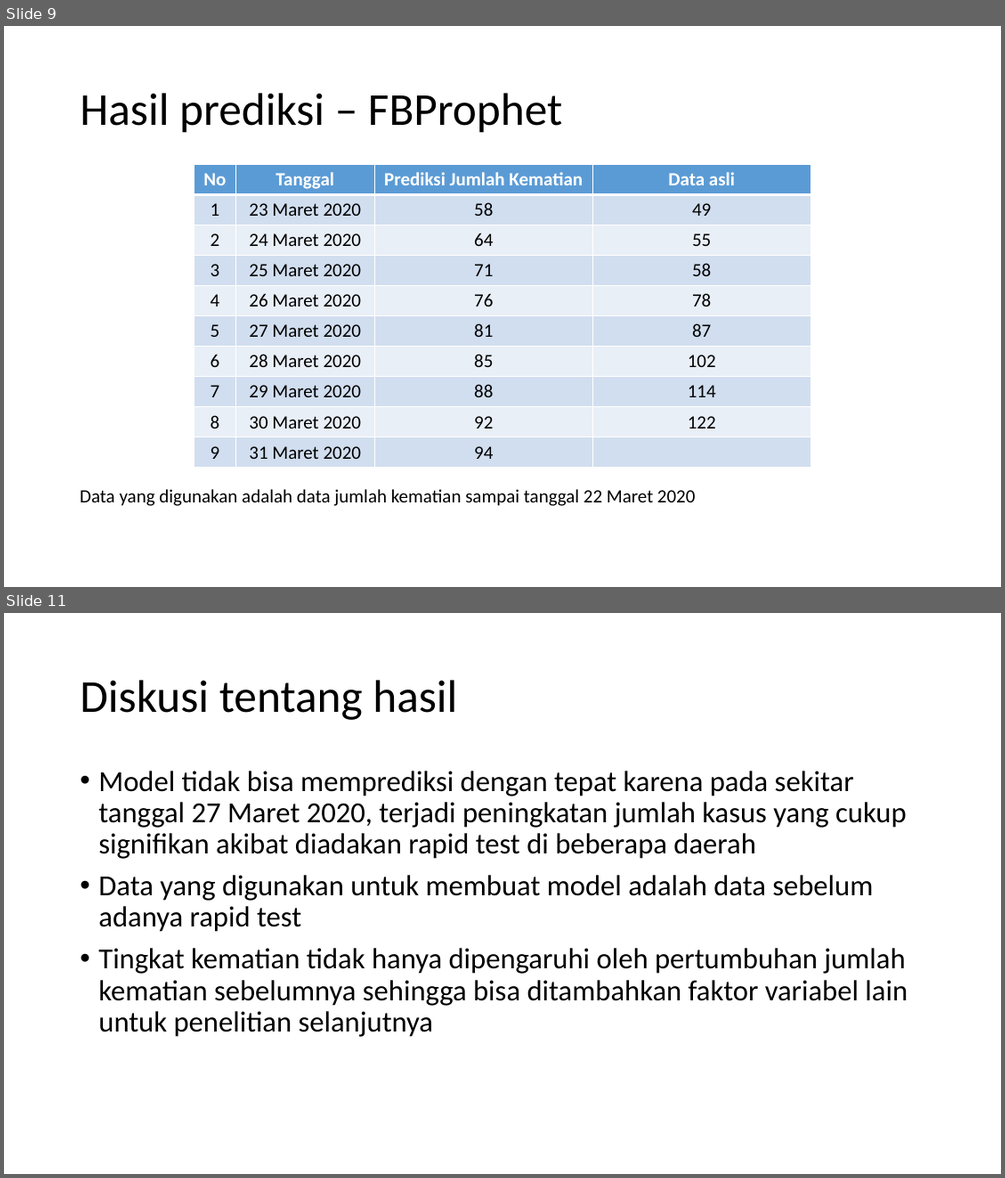
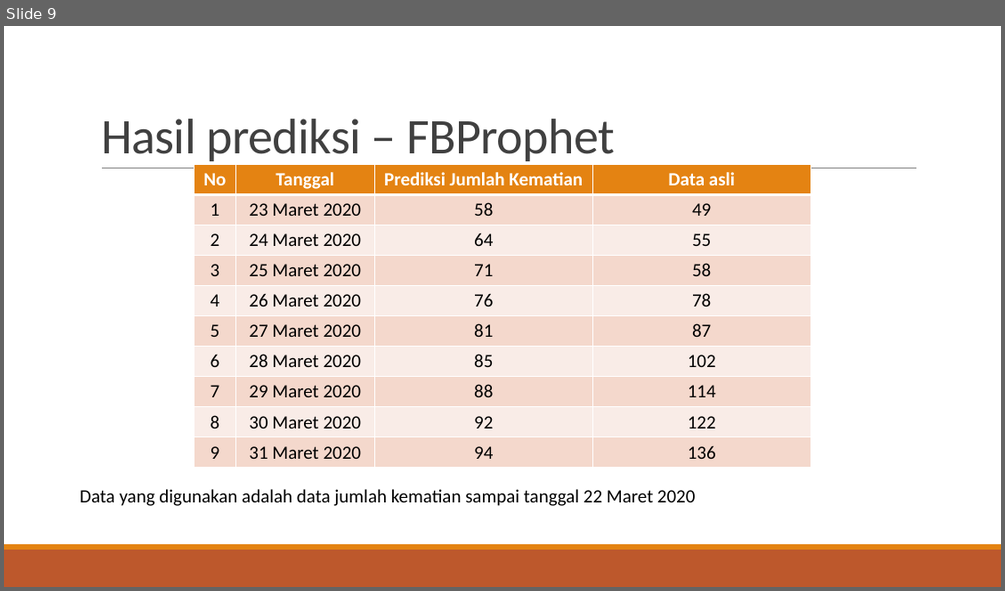
Before and after one commit to andreasnovian/IF5175-ADB-Covid19, a slide deck: PPT-ADB-23518002-Predicting Covid19 death cases in Indonesia.pptx. Shown one above the other, each under a label of ours: slides 9 and 11 before the commit, slide 9 after it; the slides between them are not shown. The pictures are 1005x1178 and 1005x591 pixels, drawn with LibreOffice and Linux fonts; fonts in the diff are those of the drawing. Boxes give left, top, right and bottom in pixels: in the first picture for what was removed or moved away, otherwise in the second. Text is boxed around its words. In the diff, an @@ line names an element or a change of style, - is before the commit and + after.

```diff
--- a/PPT-ADB-23518002-Predicting Covid19 death cases in Indonesia.pptx
+++ b/PPT-ADB-23518002-Predicting Covid19 death cases in Indonesia.pptx
@@ slide 11 removed at [4,613,1001,1174], background #FFFFFF @@
@@ title removed at [80,680,457,720] @@
-Diskusi tentang hasil
@@ text removed at [98,771,907,1037] @@
-• Model tidak bisa memprediksi dengan tepat karena pada sekitar tanggal 27 Maret 2020, terjadi peningkatan jumlah kasus yang cukup signifikan akibat diadakan rapid test di beberapa daerah
-• Data yang digunakan untuk membuat model adalah data sebelum adanya rapid test
-• Tingkat kematian tidak hanya dipengaruhi oleh pertumbuhan jumlah kematian sebelumnya sehingga bisa ditambahkan faktor variabel lain untuk penelitian selanjutnya
@@ slide 9 changed as well @@
@@ title "Hasil prediksi – FBProphet": place and size @@
-title "Hasil prediksi – FBProphet" at [80,93,562,133]
+title "Hasil prediksi – FBProphet" at [101,119,615,166]
@@ title "Hasil prediksi – FBProphet" at [101,119,615,166]: size 44 to 48 pt, text colour #000000 to #404040, letter spacing 0 to -0.5 pt; line spacing 0.9 to 0.85; vertical alignment middle to bottom @@
@@ line added from (102, 168) to (917, 168), #808080 0.5 pt @@
@@ table at [194,164,811,468] @@
-row 10, column 4: 
+row 10, column 4: 136
@@ fill #5B9BD5 to #E48312 in row 1 @@
@@ fill #D2DEEF to #F5D9CC in 20 cells @@
@@ fill #EAEFF7 to #FAEDE7 in 16 cells @@
@@ rectangle added at [4,549,1001,587], fill #BD582C @@
@@ rectangle added at [4,544,1001,549], fill #E48312 @@
```
Also in this commit, not shown: 10 other slides changed, 3 slides added, 1 other file.
